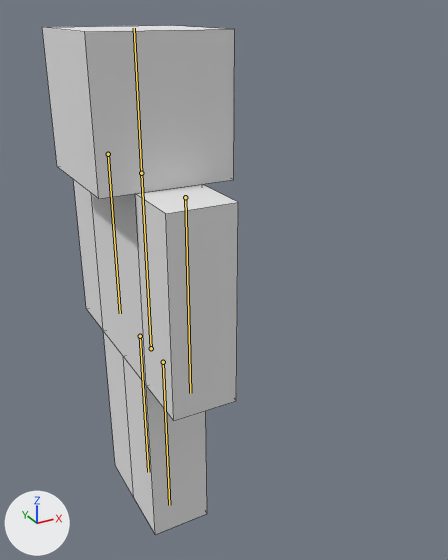
The Blender file Resources/Models/Steve.blend, before and after one commit.
Before and after are seen from a 50 mm lens placed at (-3.32, -8.58, 8.26), pointed at (1.13, -0.47, 4.2). Arrows for +X, +Y and +Z are at lower left; the lights stay in place. The bones that bend it are drawn over the model as lines. Mesh edges are drawn as thin lines.

Names of what the first picture shows: 'Head', 'LeftArm', 'LeftLeg', 'RightArm', 'RightLeg', 'Torso'.
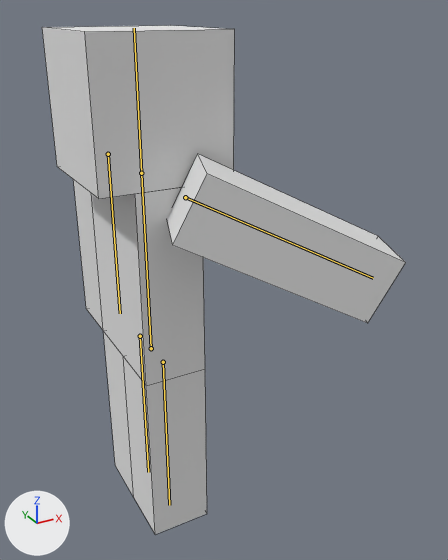
The newer file adds an action. The first version stands in its rest pose; the second is drawn at frame 6 of the action 'Interact'.

Where the change shows, as pixel boxes [x1, y1, x2, y2] in the pictures (448 x 560 px):
'RightArm', posed (131% wider, 29% shorter)
    before: [135, 184, 238, 421]
    after: [167, 154, 406, 323]
bone 'Arm.R', root to tip
    before: (185, 197) to (190, 393)
    after: (185, 197) to (373, 278)

Diff of the bpy script that builds the scene:
```diff
--- a/Resources/Models/Steve.blend.py
+++ b/Resources/Models/Steve.blend.py
@@ bone_arm_r @@
 bone_arm_r = bpy.data.objects['Armature'].pose.bones['Arm.R']  # child of 'Root'
-bone_arm_r.rotation_quaternion = (1.0, 0.0, 0.0, 0.0)  # degrees (0, 0, 0)
+bone_arm_r.rotation_quaternion = (0.829, -0.081, 0.153, -0.517)  # degrees (-18, 10, -65)
```
